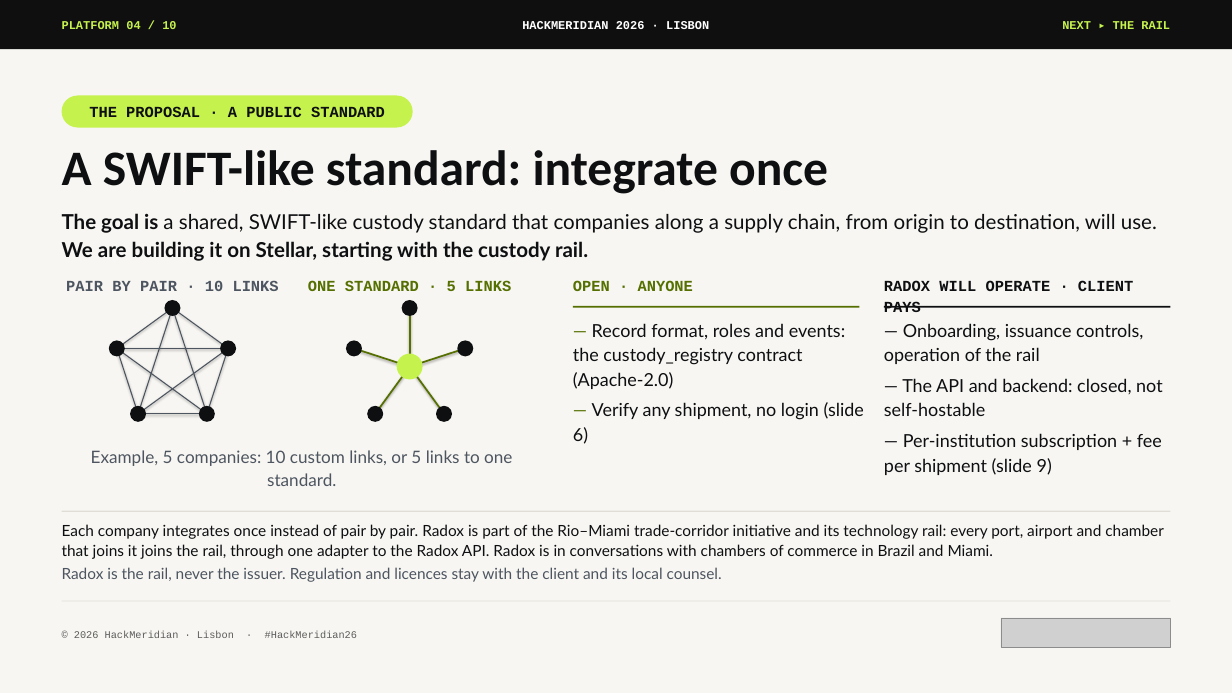
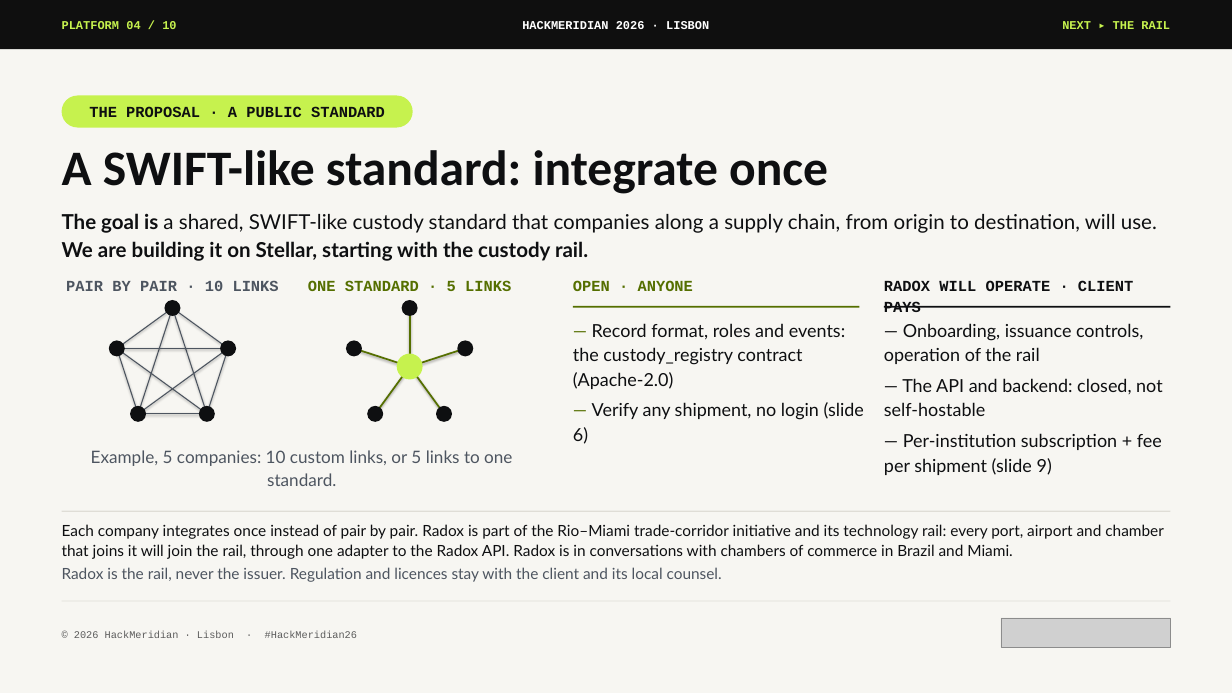
Before and after one commit to pwsaragossy/hackmeridian-cos, a slide deck: slide 4 of projects/hackmeridian-rail/deck/radox-custody-rail.pptx. Drawn at 1232x693 pixels with LibreOffice and Linux fonts; fonts in the diff are those of the drawing; grey boxes stand for pictures. Boxes give left, top, right and bottom in pixels: in the first picture for what was removed or moved away, otherwise in the second. Text is boxed around its words. In the diff, an @@ line names an element or a change of style, - is before the commit and + after.

Commit message:
update from hackmeridian-rail

```diff
--- a/projects/hackmeridian-rail/deck/radox-custody-rail.pptx
+++ b/projects/hackmeridian-rail/deck/radox-custody-rail.pptx
@@ text at box(62, 524, 1164, 559): text changed @@
-Each company integrates once instead of pair by pair. Radox is part of the Rio–Miami trade-corridor initiative and its technology rail: every port, airport and chamber that joins it joins the rail, through one adapter to the Radox API. Radox is in conversations with chambers of commerce in Brazil and Miami.
+Each company integrates once instead of pair by pair. Radox is part of the Rio–Miami trade-corridor initiative and its technology rail: every port, airport and chamber that joins it will join the rail, through one adapter to the Radox API. Radox is in conversations with chambers of commerce in Brazil and Miami.
```
Also in this commit, not shown: 9 other files.
